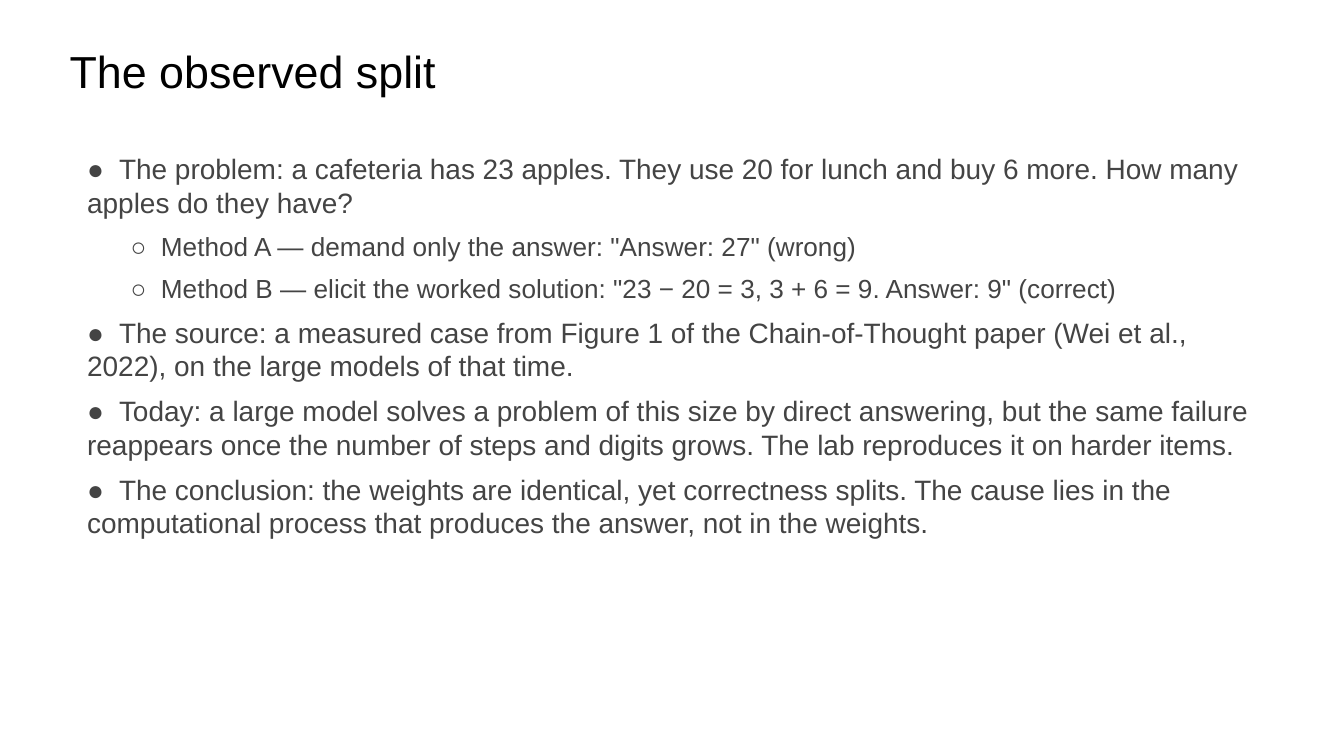
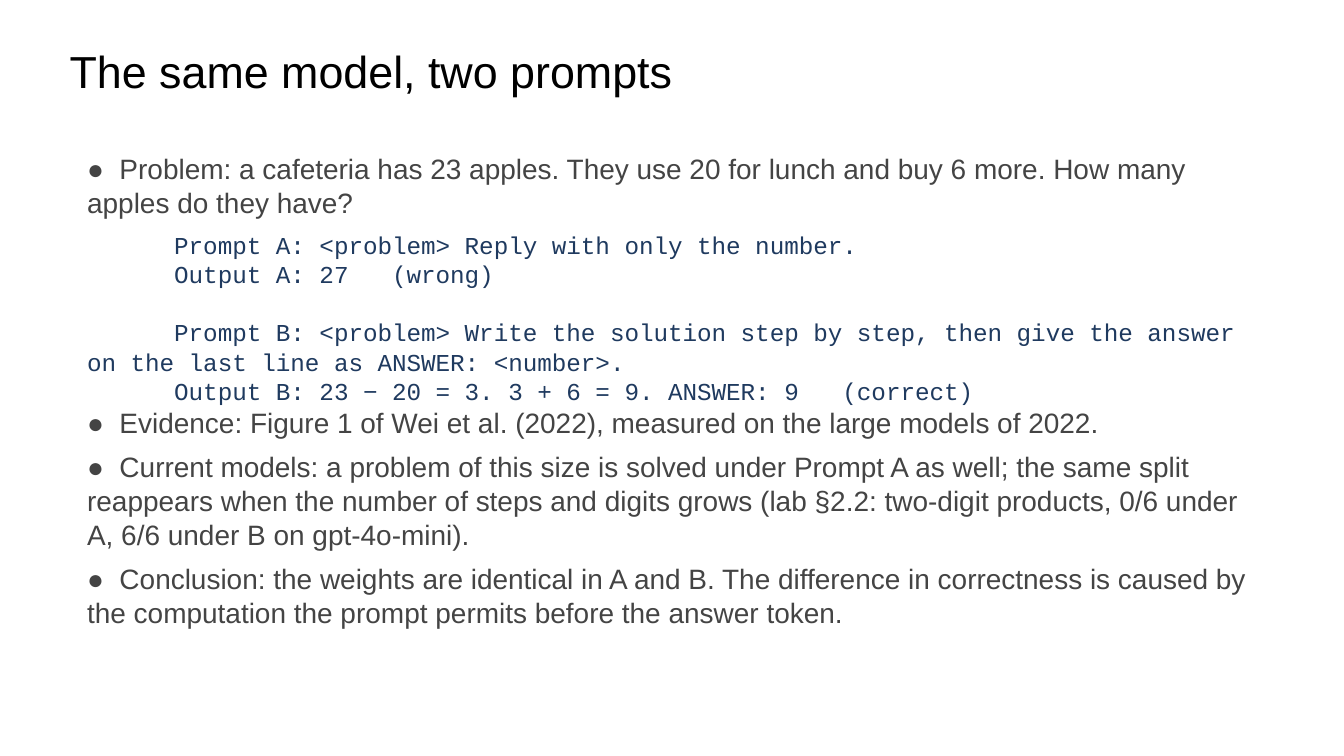
Before and after one commit to ralbu85/stml_2026, a slide deck: slide 6 of lectures/week02/slides-draft-w2.pptx. Drawn at 1344x756 pixels with LibreOffice and Linux fonts; fonts in the diff are those of the drawing. Boxes give left, top, right and bottom in pixels: in the first picture for what was removed or moved away, otherwise in the second. Text is boxed around its words. In the diff, an @@ line names an element or a change of style, - is before the commit and + after.

```diff
--- a/lectures/week02/slides-draft-w2.pptx
+++ b/lectures/week02/slides-draft-w2.pptx
@@ text at (70, 55, 672, 97): text changed @@
-The observed split
+The same model, two prompts
@@ text at (87, 158, 1246, 628): text changed @@
-● The problem: a cafeteria has 23 apples. They use 20 for lunch and buy 6 more. How many apples do they have?
-○ Method A — demand only the answer: "Answer: 27" (wrong)
-○ Method B — elicit the worked solution: "23 − 20 = 3, 3 + 6 = 9. Answer: 9" (correct)
-● The source: a measured case from Figure 1 of the Chain-of-Thought paper (Wei et al., 2022), on the large models of that time.
-● Today: a large model solves a problem of this size by direct answering, but the same failure reappears once the number of steps and digits grows. The lab reproduces it on harder items.
-● The conclusion: the weights are identical, yet correctness splits. The cause lies in the computational process that produces the answer, not in the weights.
+● Problem: a cafeteria has 23 apples. They use 20 for lunch and buy 6 more. How many apples do they have?
+Prompt A: <problem> Reply with only the number.
+Output A: 27 (wrong)
+Prompt B: <problem> Write the solution step by step, then give the answer on the last line as ANSWER: <number>.
+Output B: 23 − 20 = 3. 3 + 6 = 9. ANSWER: 9 (correct)
+● Evidence: Figure 1 of Wei et al. (2022), measured on the large models of 2022.
+● Current models: a problem of this size is solved under Prompt A as well; the same split reappears when the number of steps and digits grows (lab §2.2: two-digit products, 0/6 under A, 6/6 under B on gpt-4o-mini).
+● Conclusion: the weights are identical in A and B. The difference in correctness is caused by the computation the prompt permits before the answer token.
```
Also in this commit, not shown: 23 other slides changed, 2 slides added, 2 slides removed, 1 other file.
